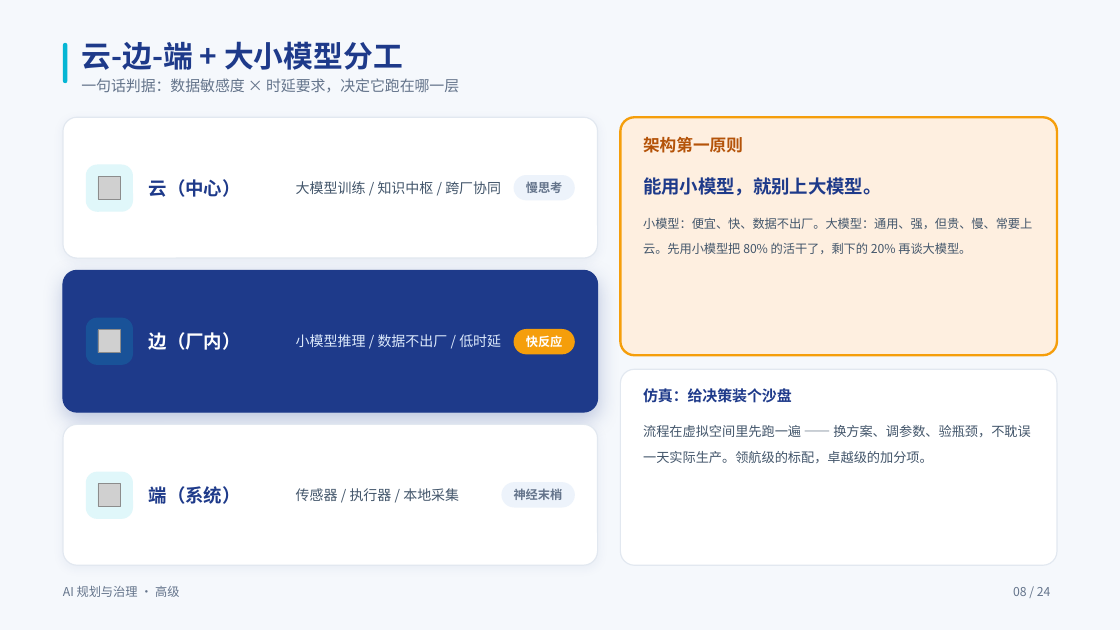
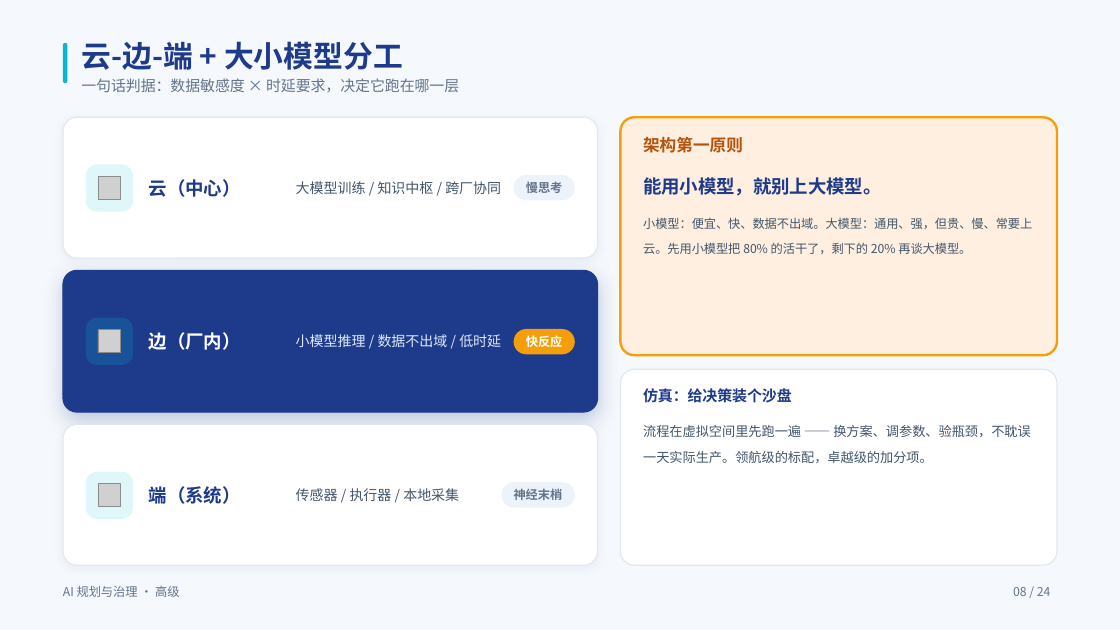
Before and after one commit to swift3000/qiyepinpeixun, a slide deck: slide 8 of 企业AI培训_交付包/高级课程_完整交付包/03_PPT课件/高级_规划层_PPT.pptx. Drawn at 1120x630 pixels with LibreOffice and Linux fonts; fonts in the diff are those of the drawing; grey boxes stand for pictures. Boxes give left, top, right and bottom in pixels: in the first picture for what was removed or moved away, otherwise in the second. Text is boxed around its words. In the diff, an @@ line names an element or a change of style, - is before the commit and + after.

```diff
--- a/企业AI培训_交付包/高级课程_完整交付包/03_PPT课件/高级_规划层_PPT.pptx
+++ b/企业AI培训_交付包/高级课程_完整交付包/03_PPT课件/高级_规划层_PPT.pptx
@@ text at (x1=643, y1=217, x2=1032, y2=254): text changed @@
-小模型：便宜、快、数据不出厂。大模型：通用、强，但贵、慢、常要上云。先用小模型把 80% 的活干了，剩下的 20% 再谈大模型。
+小模型：便宜、快、数据不出域。大模型：通用、强，但贵、慢、常要上云。先用小模型把 80% 的活干了，剩下的 20% 再谈大模型。
@@ text at (x1=296, y1=334, x2=501, y2=347): text changed @@
-小模型推理 / 数据不出厂 / 低时延
+小模型推理 / 数据不出域 / 低时延
```
Also in this commit, not shown: 9 other slides changed, 3 other files.
